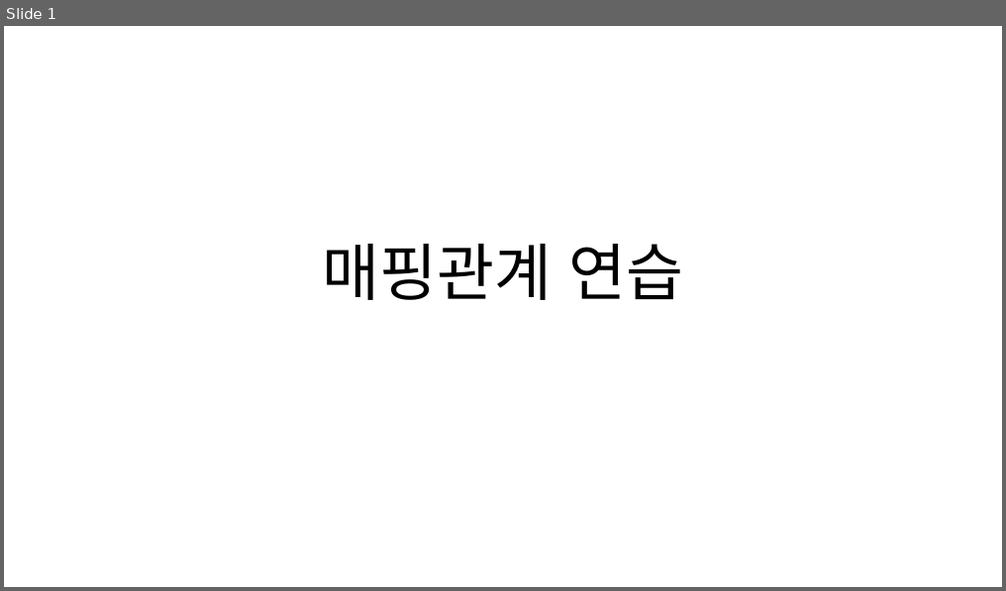
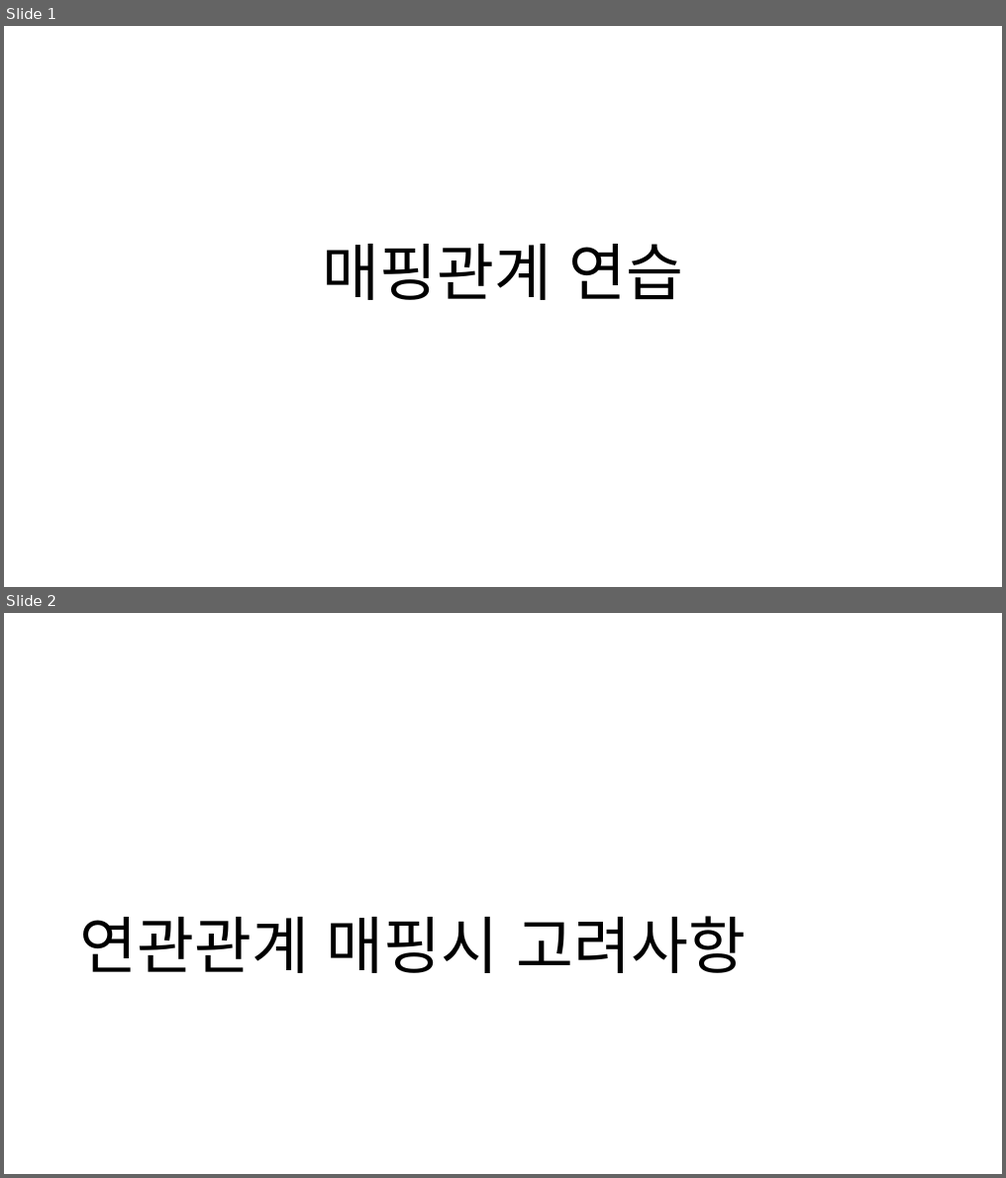
Before and after one commit to soon-good/study_archives, a slide deck: java/JPA/매핑관계_연습.pptx. Shown one above the other, each under a label of ours: slide 1 before the commit, slides 1 and 2 after it. The pictures are 1006x591 and 1006x1178 pixels, drawn with LibreOffice and Linux fonts; fonts in the diff are those of the drawing. Boxes give left, top, right and bottom in pixels: in the first picture for what was removed or moved away, otherwise in the second. Text is boxed around its words. In the diff, an @@ line names an element or a change of style, - is before the commit and + after.

Commit message:
JPA BASIC : 엔티티 매핑 4종류 요약본 : N:1 매핑 (Many To One) 단방향 예제 추가 : 스프링 Data JPA 확장기능 : 쿼리메소드 기능 : 엔티티 매핑 테스트 정리문서

```diff
--- a/java/JPA/매핑관계_연습.pptx
+++ b/java/JPA/매핑관계_연습.pptx
@@ slide 2 added at box(4, 613, 1002, 1174), background #FFFFFF @@
@@ title added at box(79, 916, 746, 973), 60 pt, text #000000 @@
+연관관계 매핑시 고려사항
```
Also in this commit, not shown: 2 slides changed, 36 other slides added, 38 other files.
